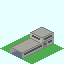
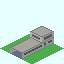
Revision of a layered 64x64 image; what changed, layer by layer:
painted on "Base_Plate_1x1.png" over bbox(27, 26, 54, 54)
